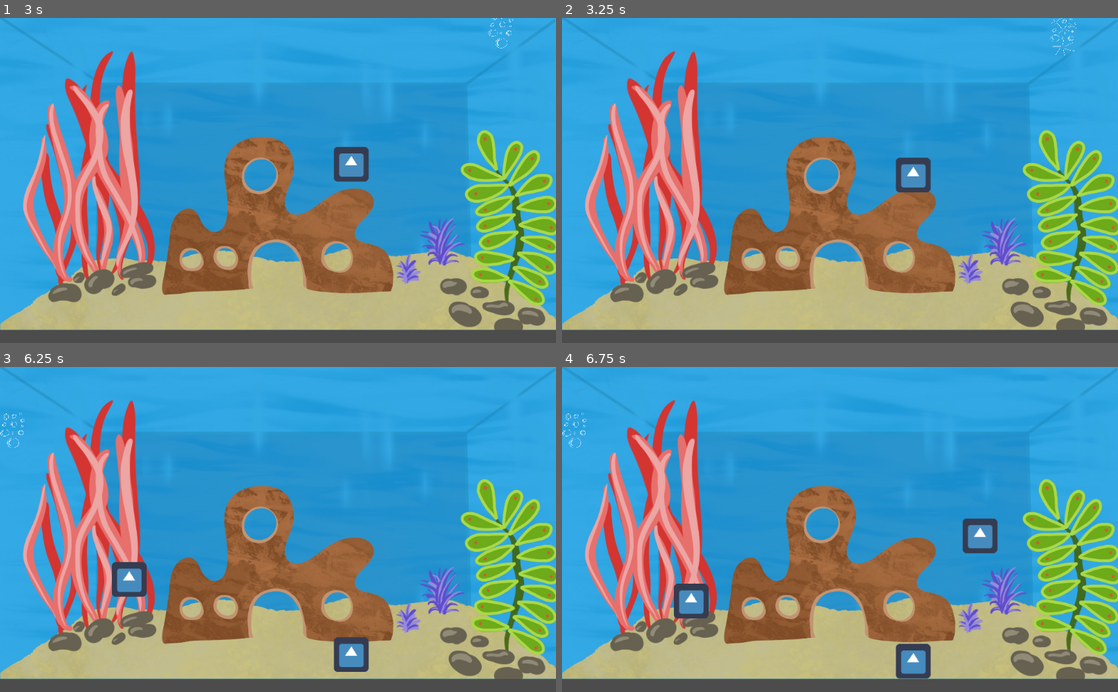
Above: before the commit, frames 1-4 (two rows, left to right).
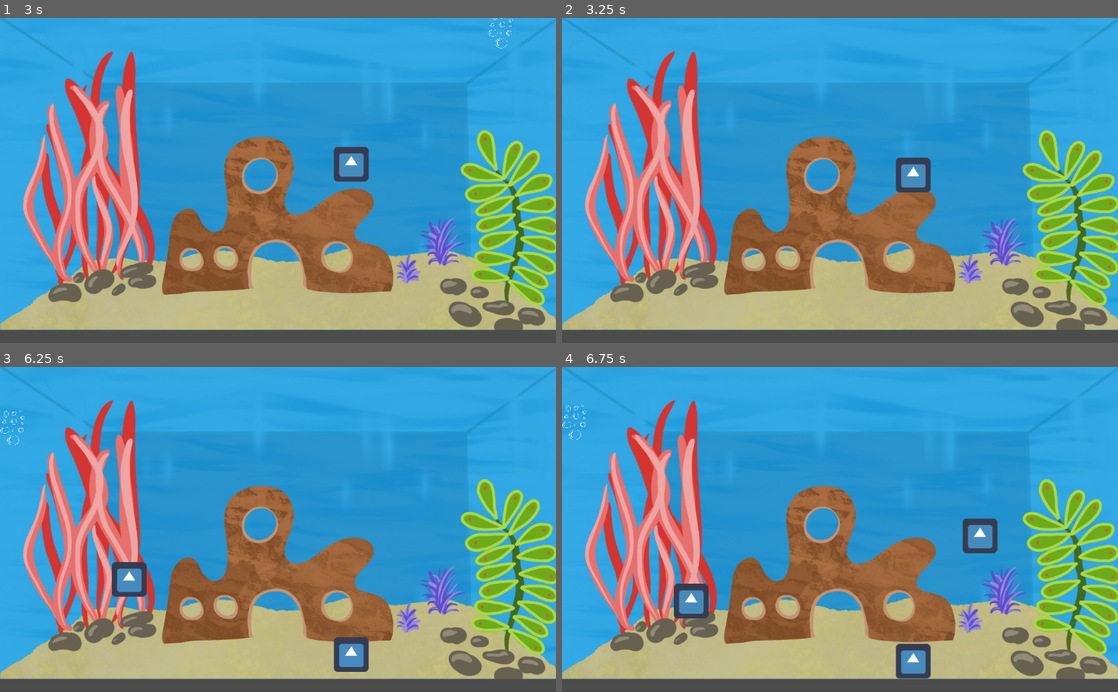
Above: after the commit, the same moments.

Repository: Quinnsicle/Aquarium
Game: Godot game, scene res://Scenes/Aquarium.tscn
Same seed, same stepped clock (60 frames per second), same inputs: the game is played once before the commit and once after it. The engine's default icon, where the game draws it, is replaced by a stand-in: a white triangle on a blue panel in a dark square.
Inputs (mouse positions are in pixels of both pictures, inside the frame that each line leads up to):
- Up to frame 1 (3 s): tap Enter at 0.5, 2 s; move the mouse to (400, 164) at 0.52 s; right-click (400, 164) at 0.6 s; tap Space at 1.25 s; move the mouse to (166, 196) at 1.27 s; right-click (166, 196) at 1.35 s; move the mouse to (333, 109) at 2.02 s; click (333, 109) at 2.1 s; right-click (333, 109) at 2.3 s; move the mouse to (250, 245) at 2.77 s; right-click (250, 245) at 2.85 s
- Up to frame 2 (3.25 s): no input
- Up to frame 3 (6.25 s): move the mouse to (444, 578) at 3.52 s; right-click (444, 578) at 3.6 s; move the mouse to (111, 480) at 4.27 s; click (111, 480) at 4.35 s; right-click (111, 480) at 4.55 s; move the mouse to (305, 529) at 5.02 s; right-click (305, 529) at 5.1 s; move the mouse to (194, 448) at 5.77 s; right-click (194, 448) at 5.85 s
- Up to frame 4 (6.75 s): move the mouse to (962, 513) at 6.52 s; click (962, 513) at 6.6 s

Frame 1 is identical in both runs. In frame 2, less than 0.1% of the frame differs, in the area x 87-93%, y 0-12%; in frame 3, 0.1%; in frame 4, 0.1%, in the area x 0-5%, y 11-25%.

Commit message:
Small Bubble Timing Changes

Diff:
--- a/Scenes/Bubble.tscn
+++ b/Scenes/Bubble.tscn
@@ -33,7 +33,6 @@
 shape = SubResource( 1 )
 
 [node name="Timer" type="Timer" parent="BubbleBody"]
-wait_time = 0.8
 autostart = true
 
 [node name="AnimatedSprite" type="AnimatedSprite" parent="BubbleBody"]
--- a/Scripts/Bubble.gd
+++ b/Scripts/Bubble.gd
@@ -5,6 +5,7 @@
 #0 for nothing, 1=right, 2=left
 
 func _physics_process(delta):
+	motion.y = -20
 
 	if state == 0:
 		pass
@@ -18,13 +19,13 @@
 	move_and_slide(motion, Vector2(0, -1))
 
 	if is_on_ceiling():
-
 		var timer = Timer.new()
 		self.add_child(timer)
 		$AnimatedSprite.play("pop")
-
+		motion.y = 0
+		motion.x = 0
 		timer.connect("timeout", self, "queue_free")
-		timer.set_wait_time(.5)
+		timer.set_wait_time(.1)
 		timer.start()
 
 
